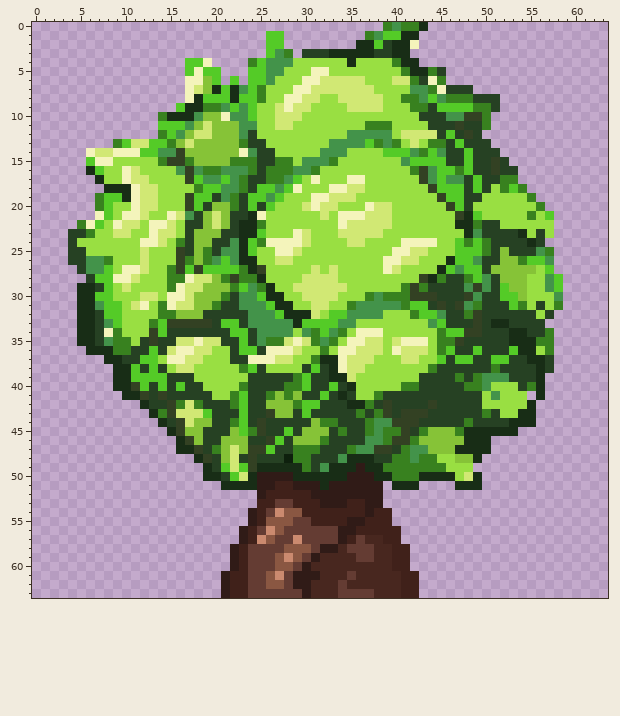
A pixel-art sprite gets an edit: SlimeQuest/Assets/Sprites/tree.png. Above: the version before the commit.
The file is 64x64 pixels.
The result:
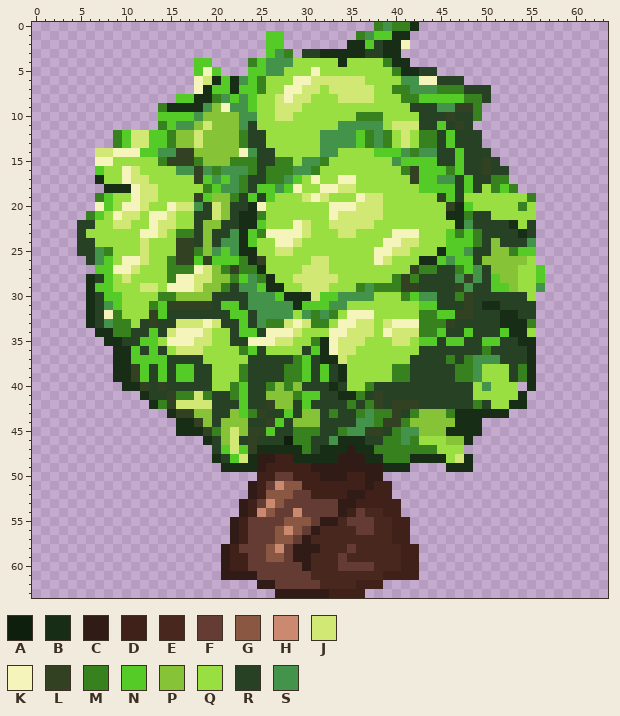
Palette (. is transparent): A #0e200d  B #182d16  C #301b17  D #40211a  E #48271f  F #643c33  G #8a5742  H #cb8a6f  J #d1e874  K #f4f4bb  L #334123  M #38811f  N #54cb27  P #86c337  Q #99df42  R #264123  S #43934a
Diff:
Changed rows in their new state; - is an unchanged pixel.
first column x 4:
 0 ----------------------------------MSM-B.---------------
 1 --------------------------------MSN-B-.----------------
 2 -------------------------------B-NRB-K.----------------
 3 ----------------------------B----R-B-.-----------------
 4 -------------.-N--------------BQ---MB-.----------------
 5 -------------.NK------------Q-------MB-RR.-------------
 6 -------------.-JBNBS-MQ--K-J--------QSSK-RRR-----------
 7 -------------.KBN--N----K-J-Q-------MM--SMMM-RR--------
 8 ------------NN-BMSNS-Q-J-J-Q------Q----N-NNN-M-.-------
 9 ----------MBB--SPKS-----J-Q----QQQQ---RR-SSLL-..-------
10 ----------NNNN---PP-S----Q------MMM-------LRRM.--------
11 ----------M-S-------R--QQ-----SSSSSQJJJR-N---..--------
12 -----MNJJNNMP--P---M-R------SSS-NM-M--QMM---R----------
13 -------------PJ-------------S---NMSMQJQM-RNR--.--------
14 --.----------L----------------Q---N--SMSSR-NR--.-------
15 --.----------LM-------------MQ------SN---R-NR-LR.------
16 --.----------SLS---------------------MLNN-MNR-LR-.-----
17 -------------QLN--------------K-Q-----LNNS-RNR-M-.-----
18 --------------QM------------K-J-Q------NN--RNRQMNM.----
19 -----QQ------QL-PP---RNQ--J-JQQQKJJ--------RQQ---------
20 ---K--K--Q-KJJS-J-R-BKQ---QQQKKKJJ-Q-------BN-----M-.--
21 --MNQKJJQKKJQQ-R---B-M------QKJJJ--Q------BBMRR----Q..-
22 -RRQ-J-Q--J--Q--PR---N---KJ--JJ---QQ--------SR--RB-R..-
23 .-Q--QQ-K--QMMR-R-S-NMKKK-------QQQ-KKK---NMNM-----R..-
24 .RR-----JQQ-LLR--S---QQ--JQ----QQ--KKJJQQ-N-NMRP---S.--
25 .-RSM--------LMPSN--B--JJQ--------KKJJQQ-BN-SRRP-MNN..-
26 ..R-N-KK---M-LNLN-NM-L-QQ--JJ-----KJQQQBBNS--RPP--PQ..-
27 -..N-K-JQ---MMKJPML-MB----J-JQ-----QQ-LMMRRM-S----QQN.-
28 --BR-QJQ----K----PMNSMB--J----------MLMRRR-SLSRN--Q-N..
29 -.-N--Q-JJ-K-K---MRS-N-B-Q---QQ-MSMMML-R---L-RRN--Q-S..
30 -.-R-N--QQMMPP--RR-R-SSNBBB-NNSSSSQQQ-NSS--M-R--RRR-...
31 -.-RS--QQMNLLLLLRNNR--SSSBNNNSSQQQQQQQQ-NR-RLRBB-RRR...
32 -.--KM---LNRRRR---NNR--SSQSMSMQKKKQ---QMMNNLLR--BB--..-
33 -.---MM-RLRRJJJKJRRNR-MMJKJMMQKKJJ-JKKKMMML--R-R-BBM.--
34 -..BB-MRRNRJKKKJQQR-NRKKKJQQQKKJJJQKJJJMMNRRNR--N--Q..-
35 -...BBRRNNQKKKJ-QQ-RKKKJ-QQ-BKJJJQQ--JQNNRNN--NN-R--..-
36 --...BBN---QJJ-Q--QM--QQQQRNBKJJQQQ-QQQRRRR--RM--RR-..-
37 ----.-BN--NRRRR---QQRRRRRMNR--JQQQ---QRRRRMRMSSSR---..-
38 -------LNRNRNNRR----R-RRMMNRNRBQQ---MMRRR--MMSQQQ-MB..-
39 -------L-R--NNRR---M----M---NR-Q----MMR-----MSQQQ-MB.--
40 -----.-BL-L-R--R--MN--MP-PR--B-Q-MRRRRR-----RQ----.B.--
41 ------..B-RLMMJMRR----P-PMNNR--BMRL----------Q-Q--B-.--
42 --------.BM-J-JJ--R---L--R-R---MR-LRLLL-R----MR--BB.---
43 ---------..BLLPP--P-MLRRN-PP-M---S-MLRMPPPMBBBBBB...---
44 ----------..BBL--PPP-RLN-PP-RR--SSML-MPPPPPBBB......---
45 -----------.BBBLMPJPL-N-RMMMR--SSLLR-SSP--BB--....-----
46 ------------...B--JRL-RRAMMRRSBBBRR-MS-QQQ---..--------
47 ------------....RN-N-BBBBB-RBBBCBBMMM-MMMQQQ...--------
48 --------------..BRNJBCCDDBBBBBCCC-BM--BBBB-JB.---------
49 ---------------..BBBBCDDDDDCCCCC-CCBBB....BBB----------
50 ---------------......DDFFDDDCCCDD-C...........---------
51 -----------------...CDFHGGDDDDDDD-DD...----...---------
52 --------------------CDGGGFFDDDD--DDD-------------------
53 -------------------CDFHG-FFFFF-C-DDDD------------------
54 -------------------CDHGFFHFFFFC-FEE-D------------------
55 ------------------CDFFFF-GGFCCEFFFEEDD-----------------
56 ------------------CDF-F-HG-CEEEEFFEE-D-----------------
57 ------------------CDFFFGGFCEEEEEE--E-D-----------------
58 -----------------CDF--GHFCCCEE--EE--E-D----------------
59 -----------------CD---G-FCCE--F-EE--E-D----------------
60 -----------------CD----FF-----FFFF--E-D----------------
61 ------------------CCC-FF-FFE---E---DD------------------
62 -----------------....CCF-FFF--E-DDD....----------------
63 -----------------......CCC-CCDDDD......----------------
